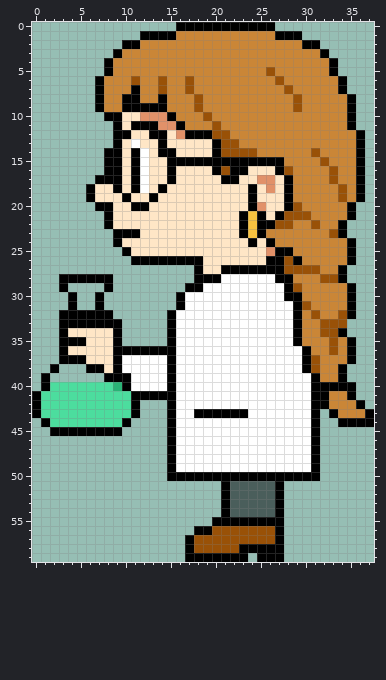
Pixel-art sprite, stored at Assets/sprites/Player/left.png. That is the earlier state.
The file is 38x60 pixels.
And afterwards:
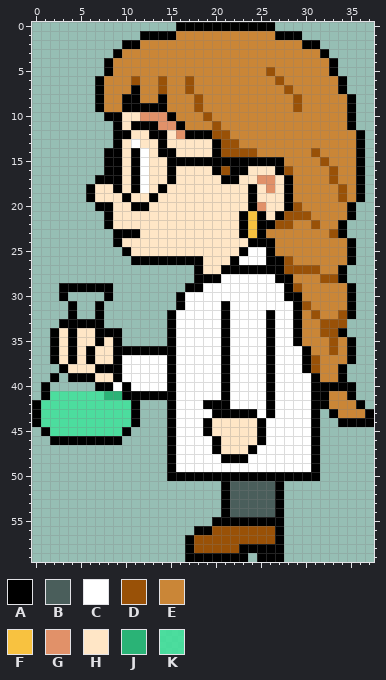
Palette (. is transparent): A #000000  B #4a5e5b  C #ffffff  D #995107  E #ca8637  F #f8c240  G #e19169  H #ffe6c6  J #2ab376  K #37e698c7
Difference:
Colour A now appears in row 29 at x 4 to 7; in row 30 at x 3 and 8; in rows 34 to 37 at x 2; in row 38 at x 3; in row 39 at x 2 and 4 to 6; in row 44 at x 0 and 11.
Colour A now appears in row 45 at x 1 and 10; in row 46 at x 2 to 9.
The author changed colour C to colour A in row 31 at x 21; in rows 32 to 41 at x 21 and 26; in row 42 at x 19 to 21 and 26; in row 43 at x 24 and 26; in rows 44 to 45 at x 19 and 25; in row 46 at x 20 and 25.
The author changed colour C to colour A in row 47 at x 20 and 24; in row 48 at x 21 to 23.
The author changed colour G to colour A in row 25 at x 26.
The author changed colour H to colour A in row 24 at x 25; in row 25 at x 23; in row 26 at x 22; in row 34 at x 4 and 7 to 8; in row 35 at x 7; in row 36 at x 4 and 6.
The author changed colour H to colour A in row 37 at x 6; in row 38 at x 8.
The author changed colour K to colour A in row 40 at x 7 to 8; in row 41 at x 1 and 10.
The author changed colour A to colour C in row 39 at x 10; in row 43 at x 18 to 19.
The author changed colour H to colour C in row 25 at x 24 to 25; in row 26 at x 23 to 25.
The author changed colour J to colour C in row 40 at x 9.
The author changed colour A to colour E in row 25 at x 27 to 28; in row 26 at x 29.
Colour H now appears in row 38 at x 4 to 5; in row 39 at x 7.
The author changed colour A to colour H in row 34 at x 3; in row 35 at x 3 and 5; in row 36 at x 3; in row 37 at x 3 and 5; in row 38 at x 6; in row 39 at x 8.
The author changed colour C to colour H in rows 44 to 45 at x 20 to 24; in row 46 at x 21 to 24; in row 47 at x 21 to 23.
The author changed colour K to colour J in row 41 at x 8 to 9.
The author changed colour A to colour K in row 44 at x 1 and 10; in row 45 at x 2 to 9.
The edit erases colour A in row 28 at x 3 to 8; in row 30 at x 4 and 7; in row 32 at x 3, 5 to 6 and 8; in row 33 at x 8 to 9; in row 38 at x 2; in row 39 at x 1.
The edit erases colour A in row 41 at x 0.
The edit erases colour K in row 40 at x 2 to 6.
Boxes around the changes in both pictures, in picture pixels (x1, y1, x2, y2):
changed: (230, 238, 302, 265)
changed: (32, 274, 140, 445)
changed: (194, 301, 275, 463)
